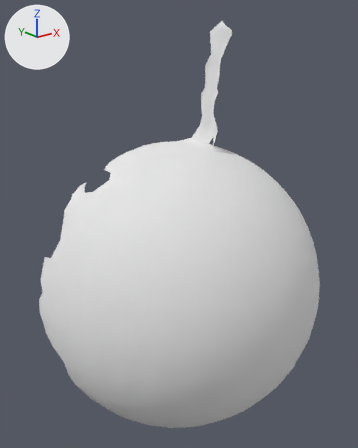
Two versions of the OBJ model res/pendulum_horizontal/Pendulum_horizontal.000054.obj, one commit apart.
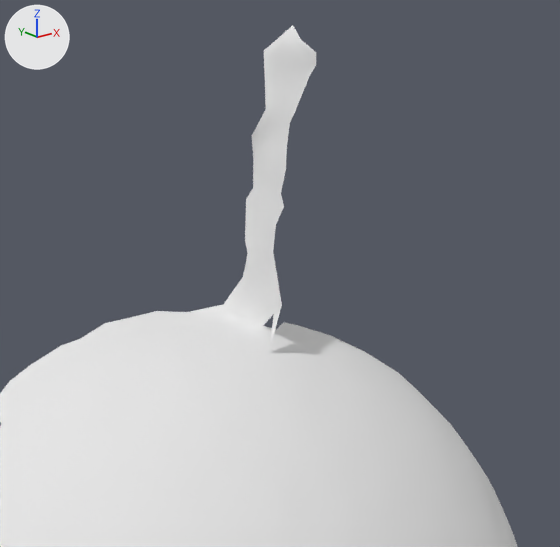
Old and new are each drawn whole from a 50 mm lens placed at (-254.0, -120.0, 202.0), pointed at (27.0, 231.0, 62.0) and again close up from a 50 mm lens placed at (-98.0, 17.0, 244.0), pointed at (80.0, 240.0, 155.0). Arrows for +X, +Y and +Z are at upper left; the lights stay in place. Where no turn or scale is listed for an object, it has been applied to the vertices.

Before the edit, the objects in view are built like this:
```python
me_pendulum_horizontal_000054 = bpy.data.meshes.new('Pendulum_horizontal.000054')
me_pendulum_horizontal_000054.from_pydata(...)  # 4983 vertices, 9851 faces; spans x -94.0..175.0, y 122.0..304.0, z -158.0..246.0
me_pendulum_horizontal_000054.materials.append(mat_pendulum_horizontal_000054)  # white #e7e7e7
ob_pendulum_horizontal_000054 = bpy.data.objects.new('Pendulum_horizontal.000054', me_pendulum_horizontal_000054)
ob_pendulum_horizontal_000054.location = (0.0, 0.0, 0.0)
```
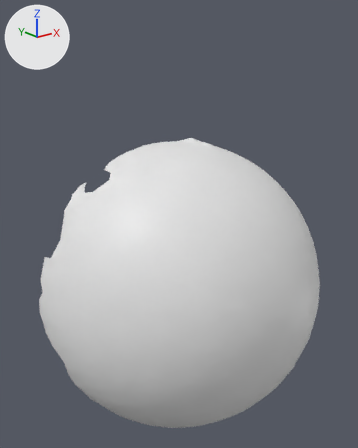
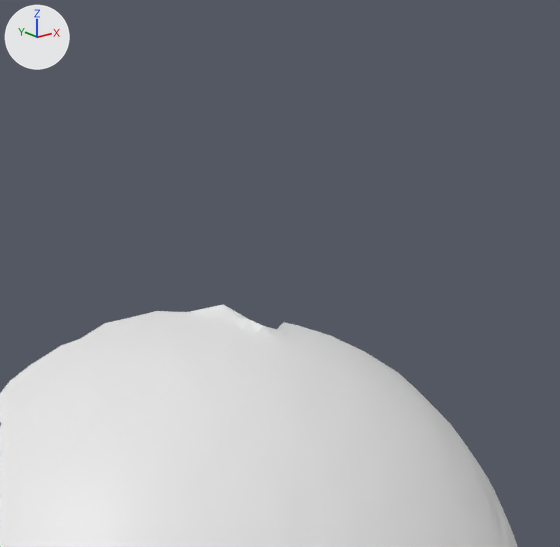
Location of each change, (x1, y1, x2, y2) in pixels of the close-ups (560 x 547 px):
'Pendulum_horizontal.000054', reshaped: before (0, 26, 518, 547); after (0, 304, 518, 547)
part 1 of me_pendulum_horizontal_000054, deleted: before (224, 26, 316, 351)

The change in detail:
me_pendulum_horizontal_000054 is used by ob_pendulum_horizontal_000054; location (0.0, 0.0, 0.0).
me_pendulum_horizontal_000054 had 4983 vertices, 9851 faces and spanned x -94.0..175.0, y 122.0..304.0, z -158.0..246.0.
me_pendulum_horizontal_000054 no longer uses material mat_pendulum_horizontal_000054 (white #e7e7e7).
me_pendulum_horizontal_000054 now has 4897 vertices, 9702 faces and spans x -94.0..175.0, y 122.0..304.0, z -158.0..135.0.
Part 1, on me_pendulum_horizontal_000054:
86 vertices are removed from x 75.0..98.0, y 232.0..268.0, z 135.0..246.0.
149 faces are deleted.
